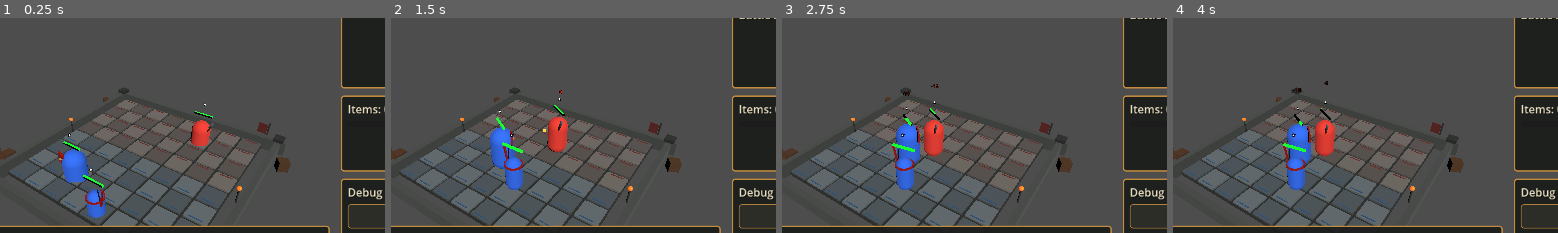
Above: before the commit, frames 1-4 (left to right).
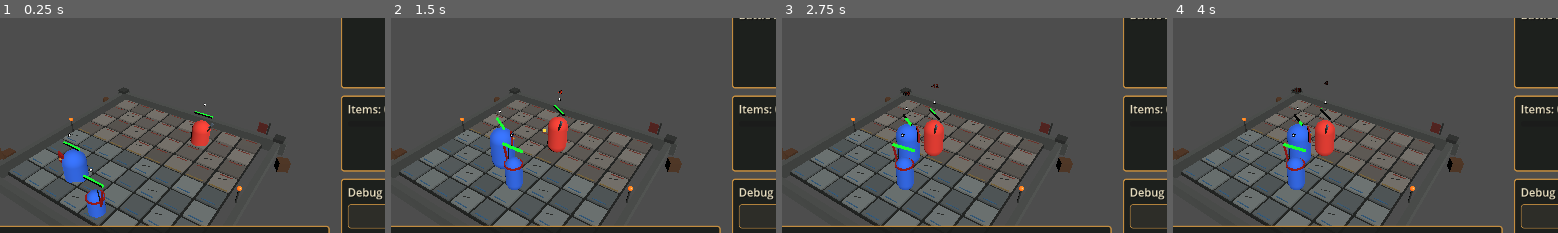
Above: after the commit, the same moments.

Repository: janmgryka-bit/warmarket
Game: Godot game, scene res://scenes/Main.tscn
The game is run twice, just before and just after one commit, with the same random seed, the same clock (stepped at 60 frames per second) and the same inputs.
Inputs:
- Up to frame 1 (0.25 s): no input
- Up to frame 2 (1.5 s): click "Start Battle" at 0.5 s; click "Start Battle" at 1.25 s
- Up to frame 3 (2.75 s): click "Speed: 1x" at 2 s
- Up to frame 4 (4 s): click "Speed: 2x" at 2.75 s; click "Speed: 4x" at 3.5 s
The pictures show only the part of the screen within x 32-82%, y 14-64%; the shares and areas given below are measured in that part.

The runs differ from the first frame. In frame 1, 0.3% of the frame differs, in the area x 2-68%, y 40-97%; in frame 2, 0.3%; in frame 3, 0.3%; in frame 4, 0.3%.

Commit message:
Add stone arena board visuals

Diff:
--- a/godot_project/war-market/scripts/board.gd
+++ b/godot_project/war-market/scripts/board.gd
@@ -10,13 +10,16 @@
 var tile_original_colors: Dictionary = {}
 var highlighted_tile_positions: Array[Vector2i] = []
 var highlight_color: Color = Color(0.25, 1.0, 0.35)
-var stone_light_color: Color = Color(0.48, 0.49, 0.47)
-var stone_dark_color: Color = Color(0.36, 0.37, 0.36)
-var player_side_tint: Color = Color(0.18, 0.34, 0.52)
-var enemy_side_tint: Color = Color(0.48, 0.24, 0.22)
-var slab_edge_color: Color = Color(0.20, 0.21, 0.20)
-var player_side_marker_color: Color = Color(0.22, 0.42, 0.62)
-var enemy_side_marker_color: Color = Color(0.58, 0.24, 0.20)
+var stone_light_color: Color = Color(0.50, 0.51, 0.48)
+var stone_dark_color: Color = Color(0.36, 0.37, 0.35)
+var player_side_tint: Color = Color(0.20, 0.35, 0.50)
+var enemy_side_tint: Color = Color(0.46, 0.25, 0.21)
+var slab_edge_color: Color = Color(0.19, 0.20, 0.19)
+var grout_color: Color = Color(0.12, 0.13, 0.12)
+var crack_color: Color = Color(0.16, 0.17, 0.16)
+var center_divider_color: Color = Color(0.58, 0.48, 0.27)
+var player_side_marker_color: Color = Color(0.25, 0.45, 0.62)
+var enemy_side_marker_color: Color = Color(0.60, 0.27, 0.22)
 
 func _ready() -> void:
 	print("BOARD SCRIPT DZIALA")
@@ -46,6 +49,14 @@
 
 			var side_marker := create_side_marker(grid_pos)
 			tile_body.add_child(side_marker)
+
+			var crack_marker := create_crack_marker(grid_pos)
+			if crack_marker != null:
+				tile_body.add_child(crack_marker)
+
+			var divider_marker := create_center_divider_marker(grid_pos)
+			if divider_marker != null:
+				tile_body.add_child(divider_marker)
 
 			tile_bodies[grid_pos] = tile_body
 			tile_original_colors[grid_pos] = material.albedo_color
@@ -74,12 +85,12 @@
 
 func create_tile_edge() -> MeshInstance3D:
 	var edge_instance := MeshInstance3D.new()
-	edge_instance.name = "SlabEdge"
+	edge_instance.name = "StoneGrout"
 	var edge_mesh := BoxMesh.new()
-	edge_mesh.size = Vector3(tile_size * 0.96, 0.16, tile_size * 0.96)
+	edge_mesh.size = Vector3(tile_size * 0.98, 0.16, tile_size * 0.98)
 	edge_instance.mesh = edge_mesh
 	edge_instance.position = Vector3(0.0, -0.04, 0.0)
-	edge_instance.material_override = create_stone_material(slab_edge_color)
+	edge_instance.material_override = create_stone_material(grout_color)
 	return edge_instance
 
 func create_side_marker(grid_pos: Vector2i) -> MeshInstance3D:
@@ -94,16 +105,47 @@
 	marker.material_override = create_stone_material(marker_color.darkened(0.12))
 	return marker
 
+func create_crack_marker(grid_pos: Vector2i) -> MeshInstance3D:
+	if (grid_pos.x * 3 + grid_pos.y * 5) % 4 == 0:
+		var crack := MeshInstance3D.new()
+		crack.name = "StoneCrack"
+		var mesh := BoxMesh.new()
+		var crack_length := tile_size * (0.26 + float((grid_pos.x + grid_pos.y) % 3) * 0.08)
+		mesh.size = Vector3(crack_length, 0.018, 0.025)
+		crack.mesh = mesh
+		var offset_x := tile_size * (-0.12 + float(grid_pos.x % 3) * 0.08)
+		var offset_z := tile_size * (-0.10 + float(grid_pos.y % 3) * 0.07)
+		crack.position = Vector3(offset_x, 0.155, offset_z)
+		crack.rotation.y = deg_to_rad(18.0 if (grid_pos.x + grid_pos.y) % 2 == 0 else -24.0)
+		crack.material_override = create_stone_material(crack_color)
+		return crack
+	return null
+
+func create_center_divider_marker(grid_pos: Vector2i) -> MeshInstance3D:
+	if grid_pos.y != height / 2 - 1:
+		return null
+	var divider := MeshInstance3D.new()
+	divider.name = "CenterDivider"
+	var mesh := BoxMesh.new()
+	mesh.size = Vector3(tile_size * 0.72, 0.03, 0.055)
+	divider.mesh = mesh
+	divider.position = Vector3(0.0, 0.165, tile_size * 0.47)
+	divider.material_override = create_stone_material(center_divider_color.darkened(0.08))
+	return divider
+
 func get_tile_stone_color(grid_pos: Vector2i) -> Color:
 	var color := stone_light_color if (grid_pos.x + grid_pos.y) % 2 == 0 else stone_dark_color
+	var variation := float((grid_pos.x * 11 + grid_pos.y * 7) % 5) * 0.015
+	color = color.lightened(variation)
 	if grid_pos.y >= height / 2:
-		return color.lerp(player_side_tint, 0.18)
-	return color.lerp(enemy_side_tint, 0.16)
+		return color.lerp(player_side_tint, 0.14)
+	return color.lerp(enemy_side_tint, 0.13)
 
 func create_stone_material(color: Color) -> StandardMaterial3D:
 	var material := StandardMaterial3D.new()
 	material.albedo_color = color
 	material.roughness = 0.82
+	material.metallic = 0.0
 	return material
 
 func _on_tile_input_event(
